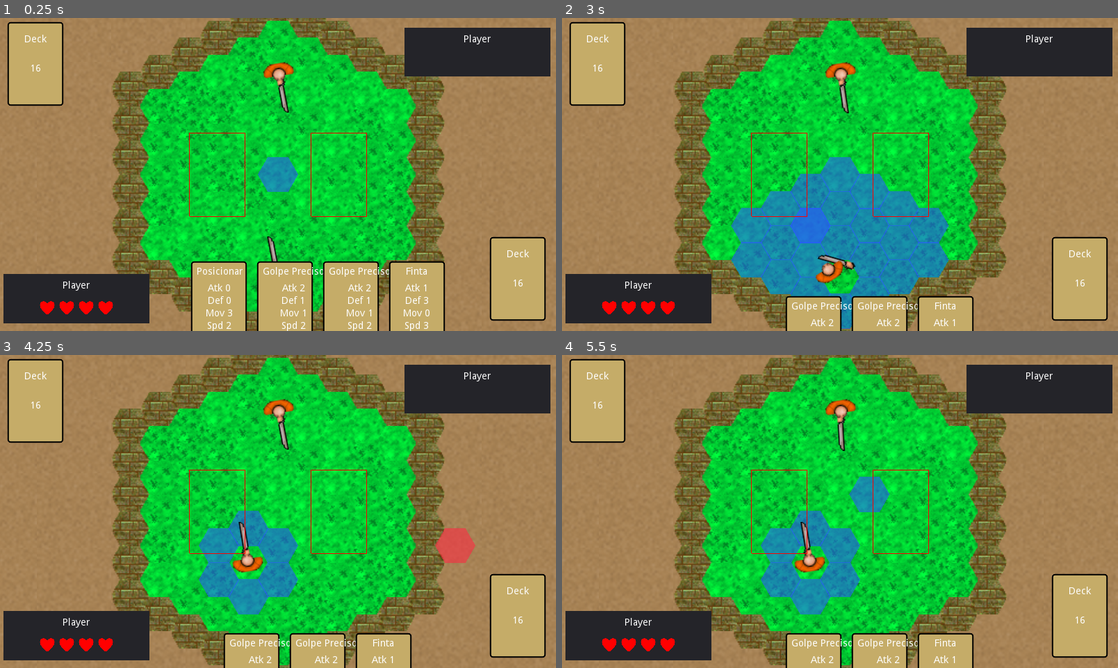
Above: before the commit, frames 1-4 (two rows, left to right).
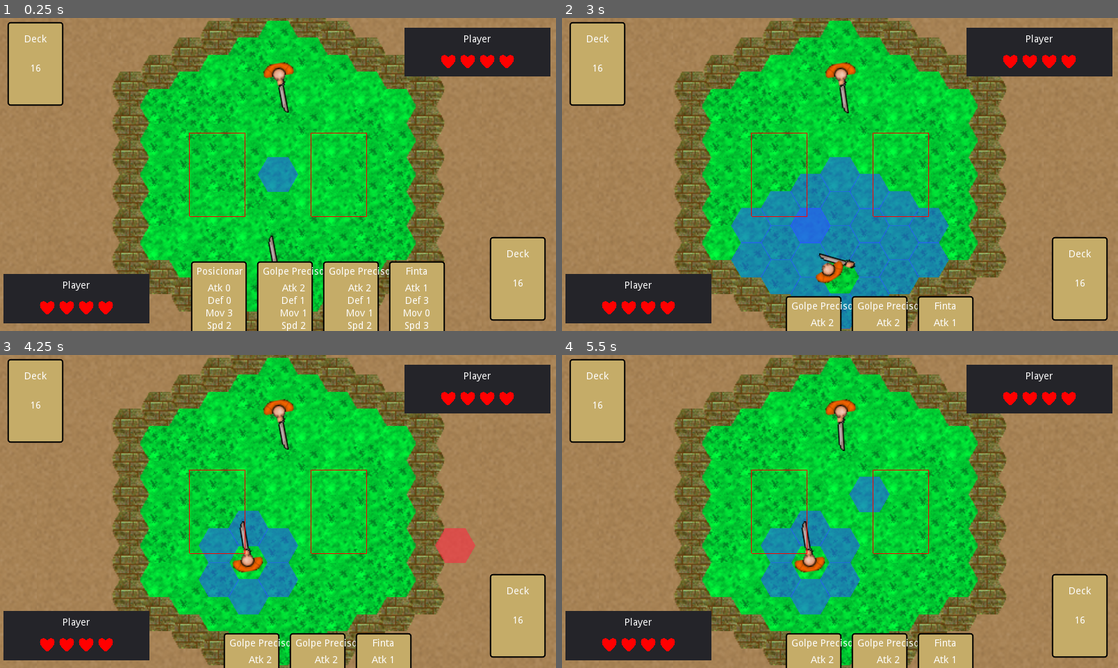
Above: after the commit, the same moments.

Repository: AndreMicheletti/samurai-hex-game
Game: Godot game, scene res://scenes/Game.tscn
The game is run twice, just before and just after one commit, with the same random seed, the same clock (stepped at 60 frames per second) and the same inputs.
Inputs (mouse positions are in pixels of both pictures, inside the frame that each line leads up to):
- Up to frame 1 (0.25 s): no input
- Up to frame 2 (3 s): move the mouse to (778, 280) at 0.52 s; click (778, 280) at 0.67 s; move the mouse to (1079, 277) at 1.27 s; click (1079, 277) at 1.42 s; move the mouse to (595, 64) at 2.02 s; click (595, 64) at 2.17 s; move the mouse to (812, 237) at 2.77 s; click (812, 237) at 2.92 s
- Up to frame 3 (4.25 s): move the mouse to (444, 558) at 3.52 s; click (444, 558) at 3.67 s
- Up to frame 4 (5.5 s): move the mouse to (673, 464) at 4.27 s; click (673, 464) at 4.42 s; move the mouse to (867, 511) at 5.02 s; click (867, 511) at 5.17 s

The runs differ from the first frame. In frame 1, 0.4% of the frame differs, in the area x 48-93%, y 11-78%; in frame 2, 0.4%, in the area x 46-93%, y 11-81%; in frame 3, 0.4%; in frame 4, 0.4%.

Commit message:
added game over when defeated. added card animation to flip

Diff:
--- a/scenes/characters/Samurai.tscn
+++ b/scenes/characters/Samurai.tscn
@@ -565,3 +565,4 @@
 z_index = 10
 texture = ExtResource( 3 )
 offset = Vector2( -12, 0 )
+flip_v = true
--- a/scenes/gui/Card.tscn
+++ b/scenes/gui/Card.tscn
@@ -1,6 +1,7 @@
-[gd_scene load_steps=3 format=2]
+[gd_scene load_steps=6 format=2]
 
 [ext_resource path="res://scripts/Card.gd" type="Script" id=1]
+[ext_resource path="res://samurai_icon.png" type="Texture" id=2]
 
 [sub_resource type="StyleBoxFlat" id=1]
 bg_color = Color( 0.776471, 0.678431, 0.411765, 1 )
@@ -14,10 +15,89 @@
 corner_radius_bottom_right = 4
 corner_radius_bottom_left = 4
 
+[sub_resource type="Animation" id=2]
+resource_name = "flip_back"
+tracks/0/type = "value"
+tracks/0/path = NodePath(".:rect_scale")
+tracks/0/interp = 1
+tracks/0/loop_wrap = true
+tracks/0/imported = false
+tracks/0/enabled = true
+tracks/0/keys = {
+"times": PoolRealArray( 0, 1 ),
+"transitions": PoolRealArray( 1, 1 ),
+"update": 0,
+"values": [ Vector2( 1, 1 ), Vector2( -1, 1 ) ]
+}
+tracks/1/type = "value"
+tracks/1/path = NodePath("backside:visible")
+tracks/1/interp = 1
+tracks/1/loop_wrap = true
+tracks/1/imported = false
+tracks/1/enabled = true
+tracks/1/keys = {
+"times": PoolRealArray( 0, 0.5, 1 ),
+"transitions": PoolRealArray( 1, 1, 1 ),
+"update": 1,
+"values": [ false, true, true ]
+}
+tracks/2/type = "value"
+tracks/2/path = NodePath("Margin:visible")
+tracks/2/interp = 1
+tracks/2/loop_wrap = true
+tracks/2/imported = false
+tracks/2/enabled = true
+tracks/2/keys = {
+"times": PoolRealArray( 0, 0.5, 1 ),
+"transitions": PoolRealArray( 1, 1, 1 ),
+"update": 1,
+"values": [ true, false, false ]
+}
+
+[sub_resource type="Animation" id=3]
+resource_name = "flip_front"
+tracks/0/type = "value"
+tracks/0/path = NodePath("Margin:visible")
+tracks/0/interp = 1
+tracks/0/loop_wrap = true
+tracks/0/imported = false
+tracks/0/enabled = true
+tracks/0/keys = {
+"times": PoolRealArray( 0, 0.5, 1 ),
+"transitions": PoolRealArray( 1, 1, 1 ),
+"update": 1,
+"values": [ false, true, true ]
+}
+tracks/1/type = "value"
+tracks/1/path = NodePath("backside:visible")
+tracks/1/interp = 1
+tracks/1/loop_wrap = true
+tracks/1/imported = false
+tracks/1/enabled = true
+tracks/1/keys = {
+"times": PoolRealArray( 0, 0.5, 1 ),
+"transitions": PoolRealArray( 1, 1, 1 ),
+"update": 1,
+"values": [ true, false, false ]
+}
+tracks/2/type = "value"
+tracks/2/path = NodePath(".:rect_scale")
+tracks/2/interp = 1
+tracks/2/loop_wrap = true
+tracks/2/imported = false
+tracks/2/enabled = true
+tracks/2/keys = {
+"times": PoolRealArray( 0, 1 ),
+"transitions": PoolRealArray( 1, 1 ),
+"update": 0,
+"values": [ Vector2( -1, 1 ), Vector2( 1, 1 ) ]
+}
+
 [node name="Card" type="Panel"]
 margin_right = 80.0
 margin_bottom = 120.0
 rect_min_size = Vector2( 80, 120 )
+rect_pivot_offset = Vector2( 40, 60 )
 mouse_default_cursor_shape = 2
 size_flags_horizontal = 0
 size_flags_vertical = 0
@@ -105,4 +185,22 @@
 text = "Speed 2"
 align = 1
 valign = 1
+
+[node name="backside" type="TextureRect" parent="."]
+visible = false
+anchor_right = 1.0
+anchor_bottom = 1.0
+size_flags_horizontal = 3
+size_flags_vertical = 3
+texture = ExtResource( 2 )
+expand = true
+stretch_mode = 4
+__meta__ = {
+"_edit_use_anchors_": false
+}
+
+[node name="anim" type="AnimationPlayer" parent="."]
+playback_speed = 1.5
+anims/flip_back = SubResource( 2 )
+anims/flip_front = SubResource( 3 )
 [connection signal="gui_input" from="." to="." method="_on_Card_gui_input"]
--- a/scenes/gui/GameUI.tscn
+++ b/scenes/gui/GameUI.tscn
@@ -161,7 +161,7 @@
 margin_left = 5.0
 margin_top = 5.0
 margin_right = 215.0
-margin_bottom = 76.0
+margin_bottom = 75.0
 mouse_filter = 2
 size_flags_horizontal = 3
 size_flags_vertical = 3
--- a/scripts/Card.gd
+++ b/scripts/Card.gd
@@ -5,6 +5,7 @@
 signal card_pressed
 
 var enabled = true
+var back = false
 
 func _ready():
 	pass
@@ -21,3 +22,19 @@
 	if enabled and event is InputEventScreenTouch:
 		if event.pressed == false:
 			emit_signal("card_pressed", self)
+
+func flip():
+	if back:
+		$anim.play("flip_front")
+		yield($anim, "animation_finished")
+		back = false
+	else:
+		$anim.play("flip_back")
+		yield($anim, "animation_finished")
+		back = true
+
+func set_back():
+	back = true
+	$backside.visible = true
+	$Margin.visible = false
+	rect_scale = Vector2(-1, 1)
--- a/scripts/Character.gd
+++ b/scripts/Character.gd
@@ -32,6 +32,7 @@
 signal turn_started
 signal turn_ended
 
+signal character_hit
 signal character_defeated
 
 # Called when the node enters the scene tree for the first time.
@@ -137,7 +138,8 @@
 	pass
 
 func hit(atk_damage):
-	damage += atk_damage
+	emit_signal("character_hit", self, atk_damage)
+	self.damage += atk_damage
 	if get_remaining_health() <= 0:
 		defeated = true
 		emit_signal("character_defeated", self)
@@ -163,12 +165,15 @@
 
 func play_hit():
 	play("hit")
+	yield($anim, "animation_finished")
 
 func play_defend():
 	play("defend")
+	yield($anim, "animation_finished")
 
 func play_dodge():
 	play("dodge")
+	yield($anim, "animation_finished")
 
 func emit_anim_hit():
 	emit_signal("anim_hit", self)
--- a/scripts/Game.gd
+++ b/scripts/Game.gd
@@ -29,6 +29,8 @@
 	player = player_scene.instance()
 	enemy = enemy_scene.instance()
 	player.connect("card_selected", self, "play_phase")
+	player.connect("character_defeated", self, "win_game")
+	enemy.connect("character_defeated", self, "lose_game")
 
 func create_world():
 	world = world_scene.instance()
@@ -42,6 +44,8 @@
 	game_ui.init()
 	game_ui.connect("card_pressed", player, "on_select_card")
 	game_ui.connect("card_pressed", self, "play_phase")
+	player.connect("character_hit", game_ui, "update_health_counter")
+	enemy.connect("character_hit", game_ui, "update_health_counter")
 
 func init_game():
 	draw_phase()
@@ -108,7 +112,7 @@
 	draw_phase()
 
 func check_attack(turn_order, index):
-	var attacker = turn_order[0]
+	var attacker = turn_order[index]
 	var defensor = turn_order[1 - index]
 
 	if attacker.selected_card.atk <= 0:
@@ -133,18 +137,17 @@
 		# play animation
 		attacker.play_attack(attacker.selected_card)
 		yield(attacker, "anim_hit")
-		defensor.play_hit()
 		# defensor lose its turn
 		attacker.attacked()
 		defensor.hit(damage)
+		yield(defensor.play_hit(), "completed")
 		return true
 	else:
 		# play animation
 		attacker.play("attack_slash")
 		yield(attacker, "anim_hit")
-		defensor.play_defend()
-		# defensor
 		defensor.defended()
+		yield(defensor.play_defend(), "completed")
 
 	attacker.look_to_hex(defensor.hex_pos)
 	defensor.look_to_hex(attacker.hex_pos)
@@ -170,3 +173,12 @@
 				return [player, enemy]
 			else:
 				return [enemy, player]
+
+func win_game(_character):
+	reset_scene()
+
+func lose_game(_character):
+	reset_scene()
+
+func reset_scene():
+	get_tree().reload_current_scene()
--- a/scripts/GameUI.gd
+++ b/scripts/GameUI.gd
@@ -20,19 +20,34 @@
 	player = game.player
 	enemy = game.enemy
 	init_player_gui()
-	update_health_counter()
+	init_health_counter()
 	player.connect("card_dealed", self, "add_card")
 
 func init_player_gui():
 	$Screen/Player1/Box/Panel/Content/Name/Label.text = player.PlayerName
 
-func update_health_counter():
+func init_health_counter():
+	# PLAYER HEALTH COUNTER
 	var player_node = $Screen/Player1/Box/Panel/Content/Health/Counter
-	for n in player_node.get_children():
-		n.queue_free()
 	for i in range(player.get_remaining_health()):
 		var node = damage_scene.instance()
 		player_node.add_child(node)
+
+	# ENEMY HEALTH COUNTER
+	var enemy_node = $Screen/Player2/Box/Panel/Content/Health/Counter
+	for i in range(enemy.get_remaining_health()):
+		var node = damage_scene.instance()
+		enemy_node.add_child(node)
+
+func update_health_counter(character, damage):
+	if character == player:
+		var player_node = $Screen/Player1/Box/Panel/Content/Health/Counter
+		for i in range(damage):
+			player_node.remove_child(player_node.get_child(0))
+	else:
+		var enemy_node = $Screen/Player2/Box/Panel/Content/Health/Counter
+		for i in range(damage):
+			enemy_node.remove_child(enemy_node.get_child(0))
 
 func add_card(card_res : CardResource):
 	var node = card_scene.instance()
Binary file added: graphics/gui/card_back.png
Not shown, added: graphics/gui/card_back.png.import
Binary file added: samurai_icon.png
Not shown, added: samurai_icon.png.import
